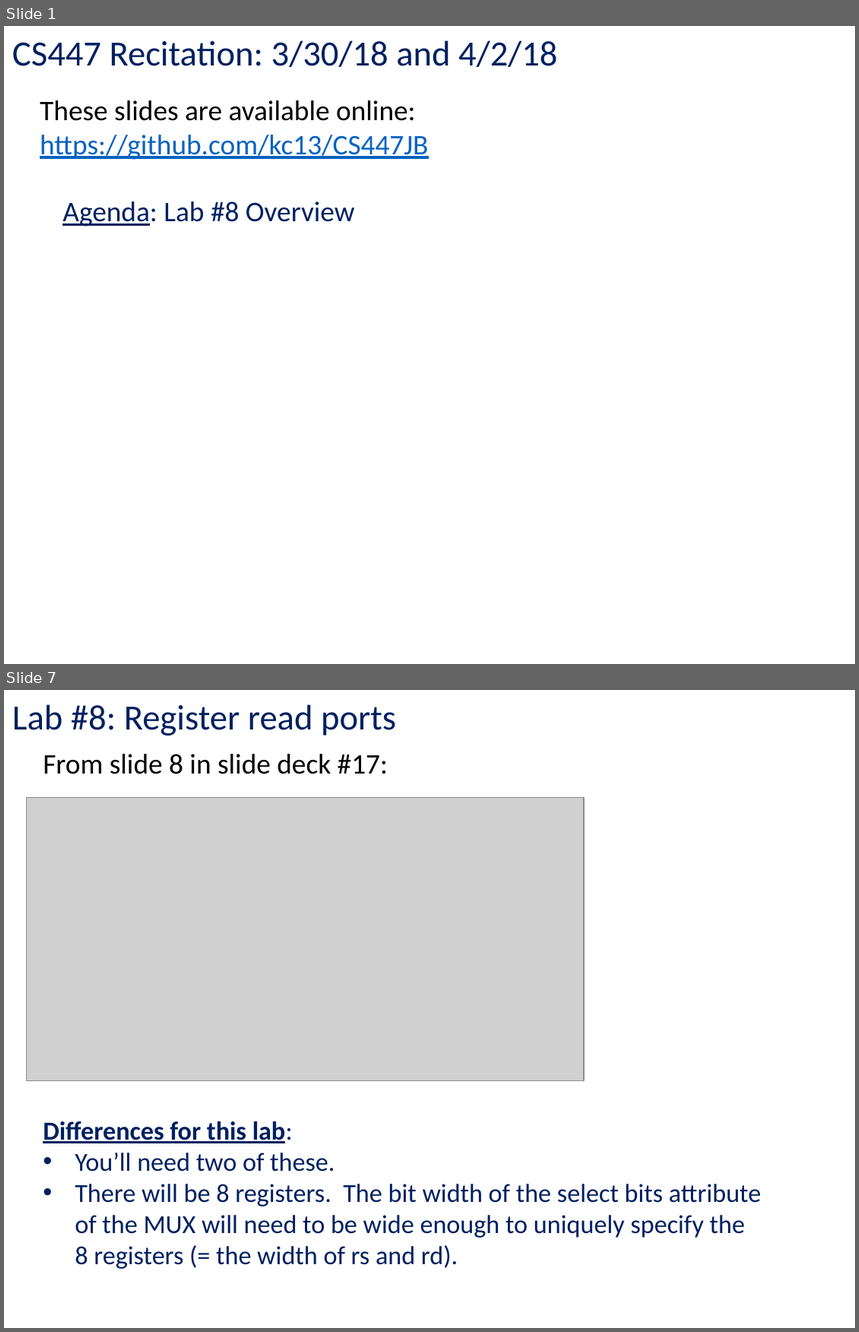
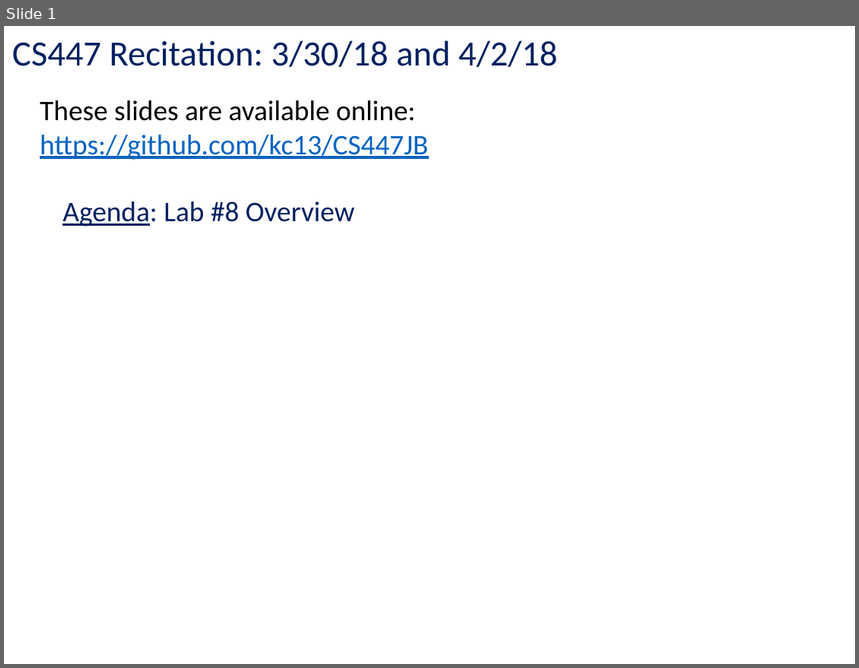
Before and after one commit to kc13/CS447JB, a slide deck: cs447jb_rec6_mar30_and_apr2.pptx. Shown one above the other, each under a label of ours: slides 1 and 7 before the commit, slide 1 after it; the slides between them are not shown. The pictures are 859x1332 and 859x668 pixels, drawn with LibreOffice and Linux fonts; fonts in the diff are those of the drawing; grey boxes stand for pictures. Boxes give left, top, right and bottom in pixels: in the first picture for what was removed or moved away, otherwise in the second. Text is boxed around its words. In the diff, an @@ line names an element or a change of style, - is before the commit and + after.

```diff
--- a/cs447jb_rec6_mar30_and_apr2.pptx
+++ b/cs447jb_rec6_mar30_and_apr2.pptx
@@ slide 7 removed at [4, 690, 855, 1328], background #FFFFFF @@
@@ text removed at [12, 704, 396, 736] @@
-Lab #8: Register read ports
@@ text removed at [43, 754, 388, 774] @@
-From slide 8 in slide deck #17:
@@ picture removed at [27, 797, 585, 1081] @@
@@ text removed at [43, 1122, 761, 1269] @@
-Differences for this lab:
-• You’ll need two of these.
-• There will be 8 registers. The bit width of the select bits attribute of the MUX will need to be wide enough to uniquely specify the 8 registers (= the width of rs and rd).
```
Also in this commit, not shown: 8 slides changed, 1 slide added.
